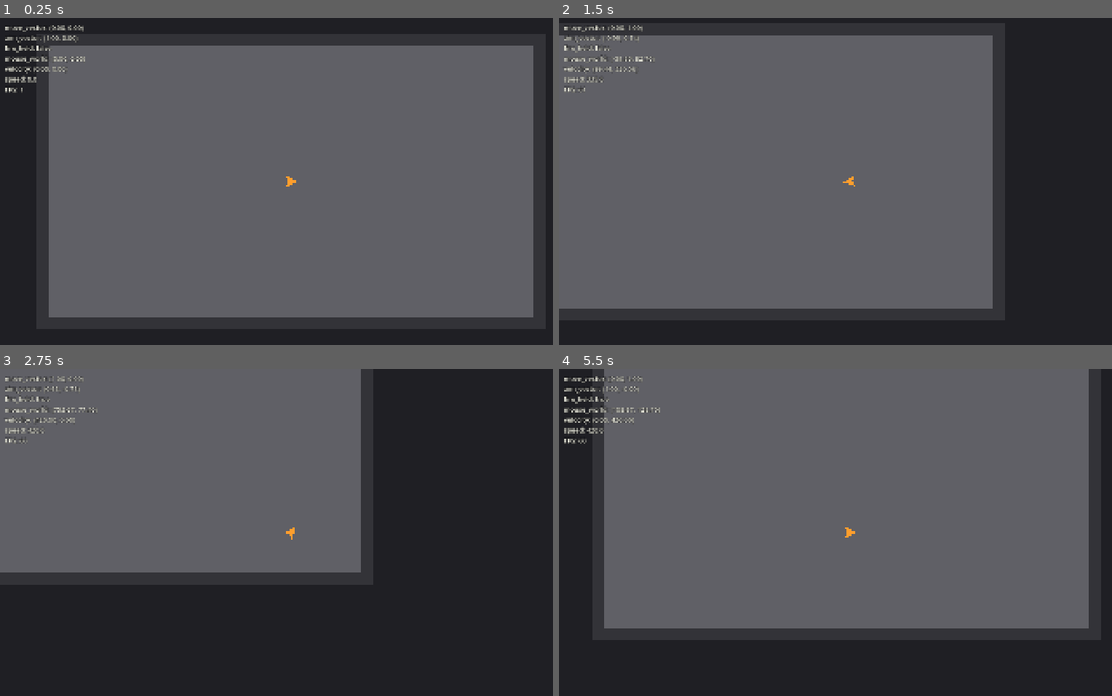
Above: before the commit, frames 1-4 (two rows, left to right).
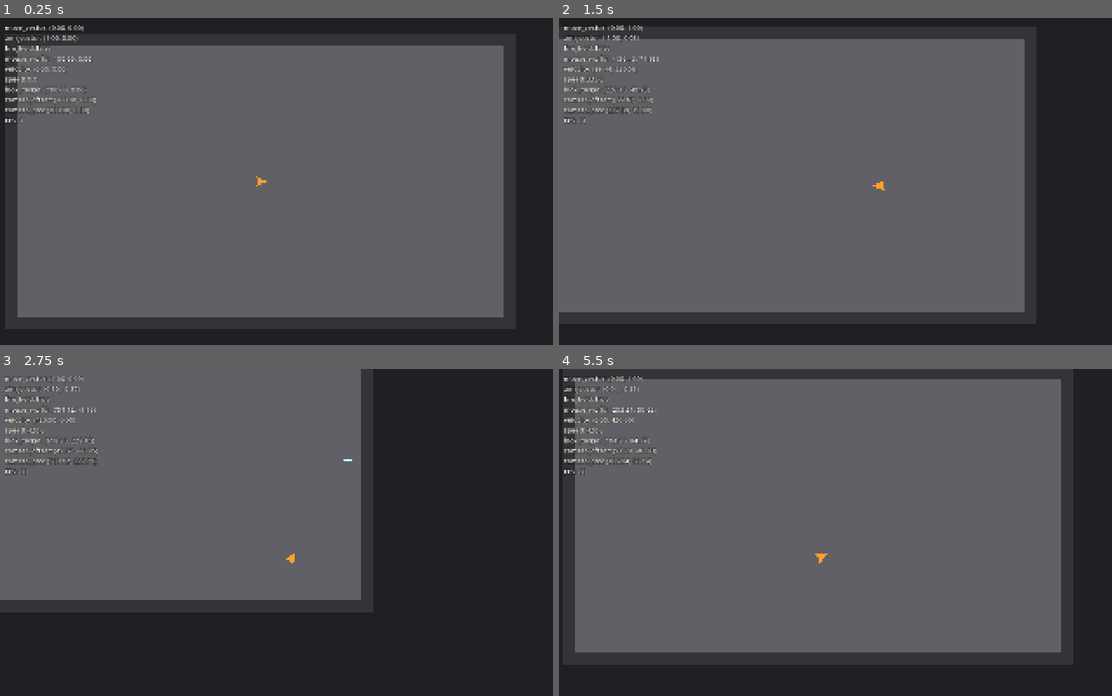
Above: after the commit, the same moments.

Repository: ZhiH2333/WPG
Game: Godot game, scene res://sandbox/combat_sandbox.tscn
Two runs of this game, one before a commit and one after it. Both use one fixed random seed, a clock stepped at 60 frames per second and the inputs below.
Inputs (mouse positions are in pixels of both pictures, inside the frame that each line leads up to):
- Up to frame 1 (0.25 s): no input
- Up to frame 2 (1.5 s): tap Enter at 0.5 s; move the mouse to (979, 165) at 0.52 s; press the mouse at (979, 165) at 0.53 s; hold D (move_right) 0.53-1.28 s; move the mouse to (735, 197) at 1.27 s; release the mouse at (735, 197) at 1.28 s; hold S (move_down) from 1.28 s (still down); click (735, 197) at 1.35 s
- Up to frame 3 (2.75 s): move the mouse to (348, 460) at 2.02 s; release S (move_down) at 2.03 s; press the mouse at (348, 460) at 2.03 s; hold D (move_right) from 2.03 s (still down)
- Up to frame 4 (5.5 s): move the mouse to (818, 597) at 2.77 s; release D (move_right) at 2.78 s; release the mouse at (818, 597) at 2.78 s; hold W (move_up) 2.78-3.53 s; click (818, 597) at 2.85 s; move the mouse to (1023, 581) at 3.52 s; press the mouse at (1023, 581) at 3.53 s; hold A (move_left) 3.53-5.03 s; move the mouse to (675, 483) at 4.27 s; release the mouse at (675, 483) at 4.28 s; click (675, 483) at 4.35 s; move the mouse to (879, 532) at 5.02 s; press the mouse at (879, 532) at 5.03 s; hold S (move_down) from 5.03 s (still down)

The runs differ from the first frame. In frame 1, 9.3% of the frame differs, in the area x 0-97%, y 8-92%; in frame 2, 7.0%; in frame 3, 6.1%; in frame 4, 17%, in the area x 0-96%, y 0-87%.

Commit message:
:sparkles: combat focus

Diff:
--- /dev/null
+++ b/camera/aim_reticle.gd
@@ -0,0 +1,17 @@
+extends Node2D
+class_name AimReticle
+
+## 世界准星：钉在鼠标世界坐标，不是屏幕 HUD。
+var _player_input: PlayerInput
+
+func bind_player_input(player_input: PlayerInput) -> void:
+	_player_input = player_input
+	_follow_mouse()
+
+func _process(_delta: float) -> void:
+	_follow_mouse()
+
+func _follow_mouse() -> void:
+	if _player_input == null:
+		return
+	global_position = _player_input.mouse_world_position
--- /dev/null
+++ b/camera/aim_reticle.tscn
@@ -0,0 +1,19 @@
+[gd_scene load_steps=2 format=3]
+
+[ext_resource type="Script" path="res://camera/aim_reticle.gd" id="1_reticle"]
+
+[node name="AimReticle" type="Node2D"]
+z_index = 20
+script = ExtResource("1_reticle")
+
+[node name="CrossH" type="Polygon2D" parent="."]
+color = Color(0.72, 0.95, 0.98, 1)
+polygon = PackedVector2Array(-14, -1.5, 14, -1.5, 14, 1.5, -14, 1.5)
+
+[node name="CrossV" type="Polygon2D" parent="."]
+color = Color(0.72, 0.95, 0.98, 1)
+polygon = PackedVector2Array(-1.5, -14, 1.5, -14, 1.5, 14, -1.5, 14)
+
+[node name="Dot" type="Polygon2D" parent="."]
+color = Color(1, 1, 1, 1)
+polygon = PackedVector2Array(0, -3, 3, 0, 0, 3, -3, 0)
--- /dev/null
+++ b/camera/player_camera.gd
@@ -0,0 +1,46 @@
+extends Camera2D
+class_name PlayerCamera
+
+## 沿归一化 aim 前探的像素距离，锁在 80～120。
+@export_range(80.0, 120.0, 1.0) var look_ahead: float = 100.0
+## 越大越跟手。必须吃 delta：alpha = 1 - exp(-follow_smoothing * delta)。
+@export var follow_smoothing: float = 8.0
+
+var _player: Player
+
+func _ready() -> void:
+	enabled = true
+	ignore_rotation = true
+	rotation = 0.0
+	zoom = Vector2.ONE
+	position_smoothing_enabled = false
+	rotation_smoothing_enabled = false
+	drag_horizontal_enabled = false
+	drag_vertical_enabled = false
+	make_current()
+
+func bind_player(player: Player) -> void:
+	_player = player
+	if _player == null:
+		return
+	global_position = get_look_target()
+
+func get_look_target() -> Vector2:
+	if _player == null:
+		return global_position
+	return _player.global_position + get_camera_offset()
+
+func get_camera_offset() -> Vector2:
+	if _player == null:
+		return Vector2.ZERO
+	return _player.get_player_input().aim_vector * clampf(look_ahead, 80.0, 120.0)
+
+func _process(delta: float) -> void:
+	_follow_look_target(delta)
+
+func _follow_look_target(delta: float) -> void:
+	if _player == null:
+		return
+	var look_target: Vector2 = get_look_target()
+	var alpha: float = 1.0 - exp(-follow_smoothing * delta)
+	global_position = global_position.lerp(look_target, alpha)
--- /dev/null
+++ b/camera/player_camera.tscn
@@ -0,0 +1,13 @@
+[gd_scene load_steps=2 format=3]
+
+[ext_resource type="Script" path="res://camera/player_camera.gd" id="1_camera"]
+
+[node name="PlayerCamera" type="Camera2D"]
+enabled = true
+ignore_rotation = true
+zoom = Vector2(1, 1)
+position_smoothing_enabled = false
+rotation_smoothing_enabled = false
+drag_horizontal_enabled = false
+drag_vertical_enabled = false
+script = ExtResource("1_camera")
--- a/debug/debug_overlay.gd
+++ b/debug/debug_overlay.gd
@@ -3,6 +3,7 @@
 
 var _player: Player
 var _player_input: PlayerInput
+var _player_camera: PlayerCamera
 
 @onready var _label: Label = $Label
 
@@ -12,6 +13,9 @@
 
 func bind_player_input(player_input: PlayerInput) -> void:
 	_player_input = player_input
+
+func bind_player_camera(player_camera: PlayerCamera) -> void:
+	_player_camera = player_camera
 
 func _process(_delta: float) -> void:
 	_refresh_label()
@@ -25,13 +29,16 @@
 func _compose_status_text() -> String:
 	var fps: int = Engine.get_frames_per_second()
 	var velocity: Vector2 = _read_velocity()
-	return "move_vector: %s\naim_vector: %s\nfire_held: %s\nmouse_world: %s\nvelocity: %s\nspeed: %.1f\nFPS: %d" % [
+	return "move_vector: %s\naim_vector: %s\nfire_held: %s\nmouse_world: %s\nvelocity: %s\nspeed: %.1f\nlook_target: %s\ncamera_offset: %s\ncamera_pos: %s\nFPS: %d" % [
 		_format_vector(_player_input.move_vector),
 		_format_vector(_player_input.aim_vector),
 		_player_input.fire_held,
 		_format_vector(_player_input.mouse_world_position),
 		_format_vector(velocity),
 		velocity.length(),
+		_format_vector(_read_look_target()),
+		_format_vector(_read_camera_offset()),
+		_format_vector(_read_camera_position()),
 		fps,
 	]
 
@@ -40,5 +47,20 @@
 		return Vector2.ZERO
 	return _player.velocity
 
+func _read_look_target() -> Vector2:
+	if _player_camera == null:
+		return Vector2.ZERO
+	return _player_camera.get_look_target()
+
+func _read_camera_offset() -> Vector2:
+	if _player_camera == null:
+		return Vector2.ZERO
+	return _player_camera.get_camera_offset()
+
+func _read_camera_position() -> Vector2:
+	if _player_camera == null:
+		return Vector2.ZERO
+	return _player_camera.global_position
+
 func _format_vector(value: Vector2) -> String:
 	return "(%.2f, %.2f)" % [value.x, value.y]
--- a/player/player.gd
+++ b/player/player.gd
@@ -1,4 +1,4 @@
-## Day 2：加速度移动 + 瞄准朝向。根节点不旋转；Visual 只跟 aim_vector。
+## 加速度移动 + 瞄准朝向。根节点不旋转；Visual 只跟 aim_vector。相机不写在 Player 里。
 extends CharacterBody2D
 class_name Player
 
--- a/player/player.tscn
+++ b/player/player.tscn
@@ -20,10 +20,6 @@
 color = Color(1, 0.62, 0.18, 1)
 polygon = PackedVector2Array(24, 0, -16, -18, -8, 0, -16, 18)
 
-[node name="Camera2D" type="Camera2D" parent="."]
-position_smoothing_enabled = false
-rotation_smoothing_enabled = false
-
 [node name="PlayerInput" type="Node" parent="."]
 script = ExtResource("2_input")
 
--- a/player/player_input.gd
+++ b/player/player_input.gd
@@ -4,14 +4,15 @@
 ## 鼠标与玩家过近时不重新归一化，避免 aim_vector 出现 NaN。
 const AIM_DEADZONE_SQ: float = 0.0001
 
-## 全项目唯一输入合同：只产出，Motor 只读 move_vector。
+## 全项目唯一输入合同：只产出。Motor / 相机 / 准星只读，不自己读键鼠。
 var move_vector: Vector2 = Vector2.ZERO
 var aim_vector: Vector2 = Vector2.RIGHT
 var fire_held: bool = false
 var mouse_world_position: Vector2 = Vector2.ZERO
 
 func _enter_tree() -> void:
-	process_priority = 100
+	## 小于 0 更早处理，让同一帧的朝向、相机、准星读到本帧输入。
+	process_priority = -100
 
 func _process(_delta: float) -> void:
 	update_input()
--- a/sandbox/combat_sandbox.gd
+++ b/sandbox/combat_sandbox.gd
@@ -1,13 +1,59 @@
 extends Node2D
 class_name CombatSandbox
 
+## 只有鼠标在窗口内且窗口有焦点时才藏系统光标，避免出窗后桌面丢指针。
+var _mouse_inside_window: bool = true
+
 @onready var _walls: Node2D = $Walls
 @onready var _player: Player = $Player
+@onready var _player_camera: PlayerCamera = $PlayerCamera
+@onready var _aim_reticle: AimReticle = $AimReticle
 @onready var _debug_overlay: DebugOverlay = $DebugOverlay
 
 func _ready() -> void:
 	_apply_wall_layers()
+	_bind_runtime()
+	_bind_window_cursor()
+	_sync_system_cursor()
+
+func _exit_tree() -> void:
+	Input.mouse_mode = Input.MOUSE_MODE_VISIBLE
+
+func _bind_runtime() -> void:
+	var player_input: PlayerInput = _player.get_player_input()
+	_player_camera.bind_player(_player)
+	_aim_reticle.bind_player_input(player_input)
 	_debug_overlay.bind_player(_player)
+	_debug_overlay.bind_player_camera(_player_camera)
+
+func _bind_window_cursor() -> void:
+	var window: Window = get_window()
+	window.mouse_entered.connect(_on_window_mouse_entered)
+	window.mouse_exited.connect(_on_window_mouse_exited)
+	window.focus_entered.connect(_sync_system_cursor)
+	window.focus_exited.connect(_sync_system_cursor)
+	_mouse_inside_window = _is_mouse_inside_window()
+
+func _on_window_mouse_entered() -> void:
+	_mouse_inside_window = true
+	_sync_system_cursor()
+
+func _on_window_mouse_exited() -> void:
+	_mouse_inside_window = false
+	_sync_system_cursor()
+
+func _sync_system_cursor() -> void:
+	var hide_cursor: bool = get_window().has_focus() and _mouse_inside_window
+	if hide_cursor:
+		Input.mouse_mode = Input.MOUSE_MODE_HIDDEN
+	else:
+		Input.mouse_mode = Input.MOUSE_MODE_VISIBLE
+	_aim_reticle.visible = hide_cursor
+
+func _is_mouse_inside_window() -> bool:
+	var window: Window = get_window()
+	var window_rect: Rect2i = Rect2i(window.position, window.size)
+	return window_rect.has_point(DisplayServer.mouse_get_position())
 
 func _apply_wall_layers() -> void:
 	for child: Node in _walls.get_children():
--- a/sandbox/combat_sandbox.tscn
+++ b/sandbox/combat_sandbox.tscn
@@ -1,8 +1,10 @@
-[gd_scene load_steps=5 format=3]
+[gd_scene load_steps=7 format=3]
 
 [ext_resource type="Script" path="res://sandbox/combat_sandbox.gd" id="1_sandbox"]
 [ext_resource type="PackedScene" path="res://player/player.tscn" id="2_player"]
 [ext_resource type="PackedScene" path="res://debug/debug_overlay.tscn" id="3_debug"]
+[ext_resource type="PackedScene" path="res://camera/player_camera.tscn" id="4_camera"]
+[ext_resource type="PackedScene" path="res://camera/aim_reticle.tscn" id="5_reticle"]
 
 [sub_resource type="RectangleShape2D" id="RectangleShape2D_hwall"]
 size = Vector2(1680, 40)
@@ -69,4 +71,8 @@
 
 [node name="Player" parent="." instance=ExtResource("2_player")]
 
+[node name="PlayerCamera" parent="." instance=ExtResource("4_camera")]
+
+[node name="AimReticle" parent="." instance=ExtResource("5_reticle")]
+
 [node name="DebugOverlay" parent="." instance=ExtResource("3_debug")]
Not shown, added: camera/aim_reticle.gd.uid
Not shown, added: camera/player_camera.gd.uid
Not shown, changed: README.md
Not shown, removed: camera/.gitkeep
